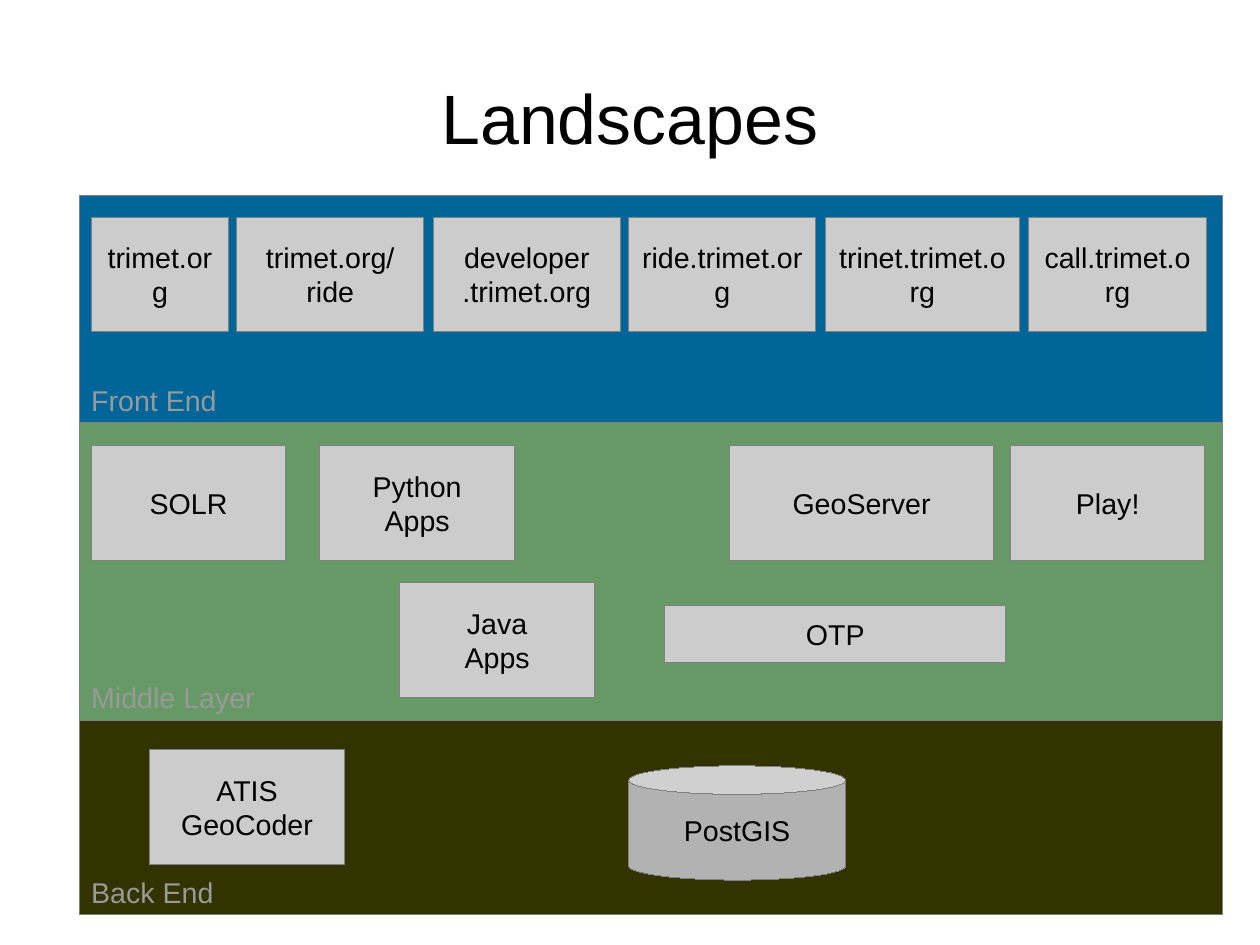
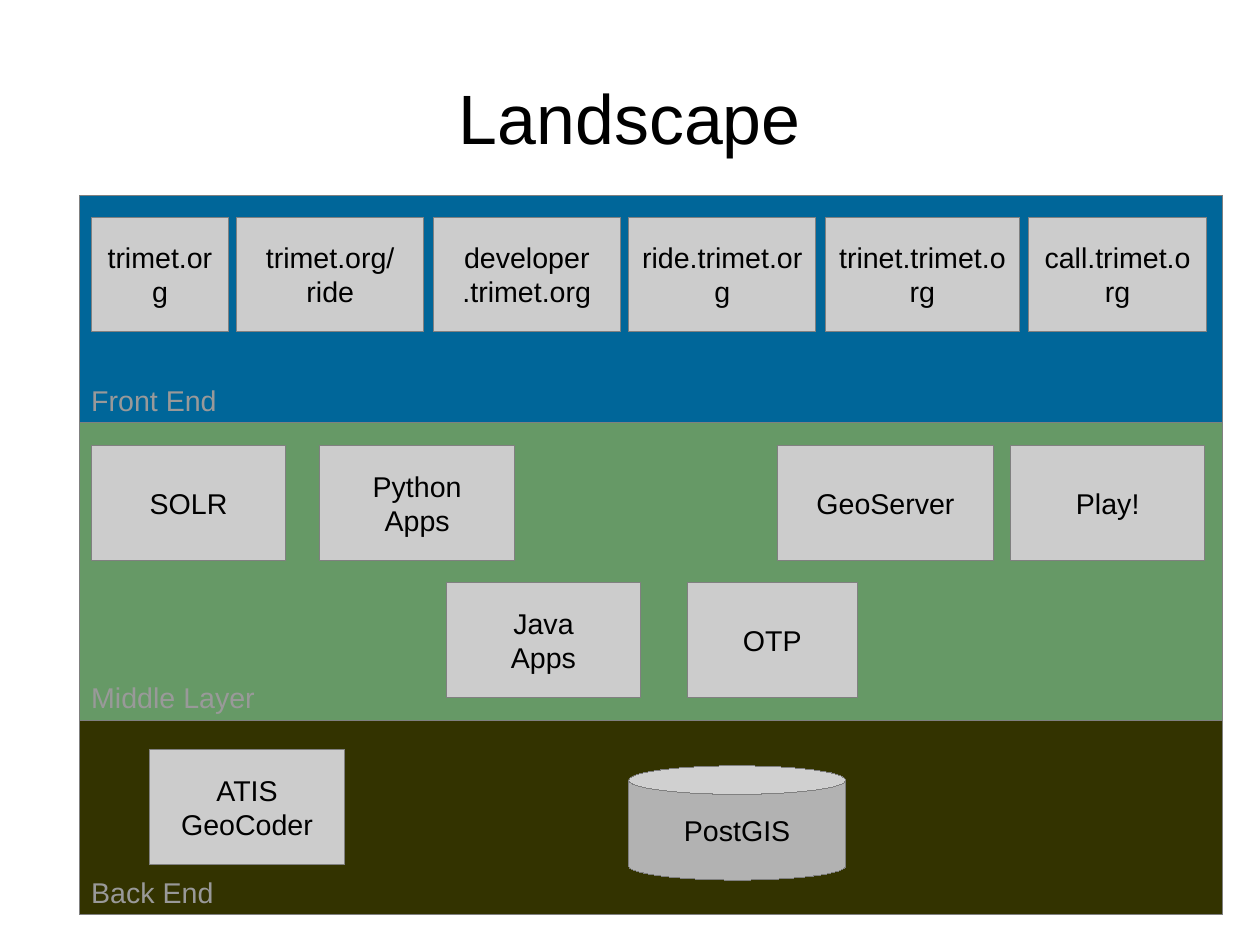
Before and after one commit to OpenTransitTools/loader, a slide deck: slide 2 of docs/trimet/TriMet Trip Planning Architecture.odp. Drawn at 1260x945 pixels with LibreOffice and Linux fonts; fonts in the diff are those of the drawing. Boxes give left, top, right and bottom in pixels: in the first picture for what was removed or moved away, otherwise in the second. Text is boxed around its words. In the diff, an @@ line names an element or a change of style, - is before the commit and + after.

```diff
--- a/docs/trimet/TriMet Trip Planning Architecture.odp
+++ b/docs/trimet/TriMet Trip Planning Architecture.odp
@@ title at bbox=[459, 93, 801, 157]: text changed @@
-Landscapes
+Landscape
@@ rectangle "GeoServer": place and size @@
-rectangle "GeoServer" at bbox=[729, 446, 994, 560]
+rectangle "GeoServer" at bbox=[777, 446, 995, 560]
@@ rectangle "Java": place and size @@
-rectangle "Java" at bbox=[400, 583, 595, 697]
+rectangle "Java" at bbox=[447, 583, 641, 697]
@@ rectangle "OTP": place and size @@
-rectangle "OTP" at bbox=[665, 606, 1006, 663]
+rectangle "OTP" at bbox=[687, 583, 858, 697]
```
Also in this commit, not shown: 1 slide added.
